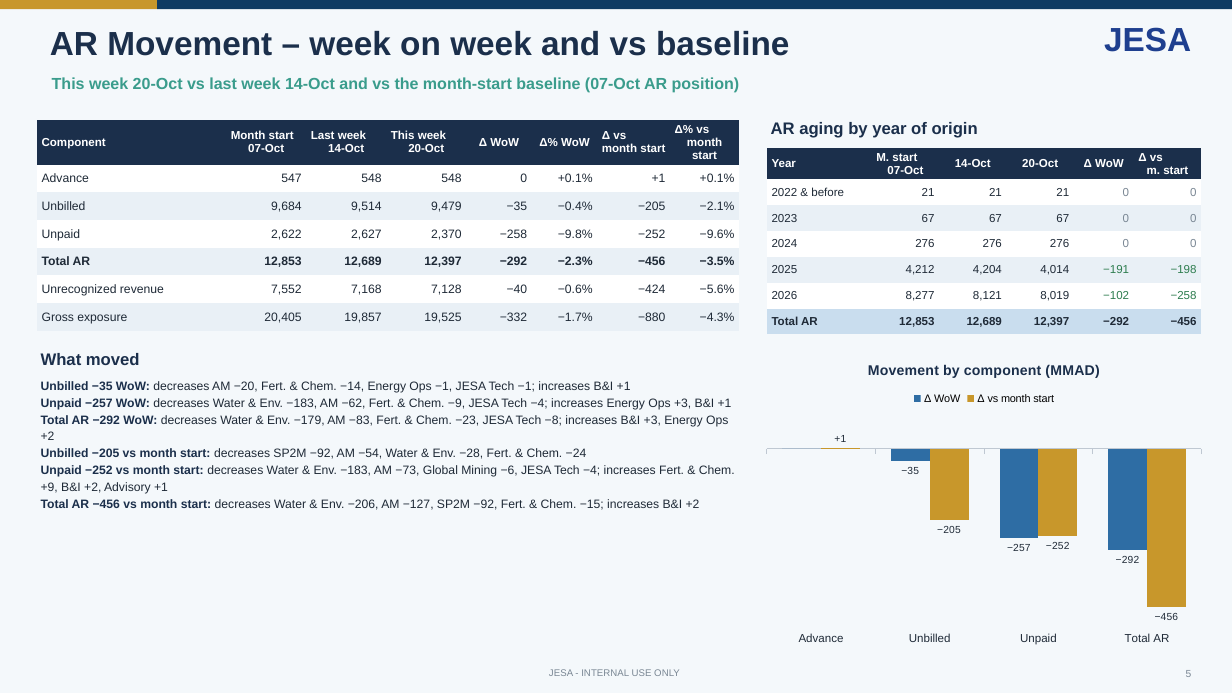
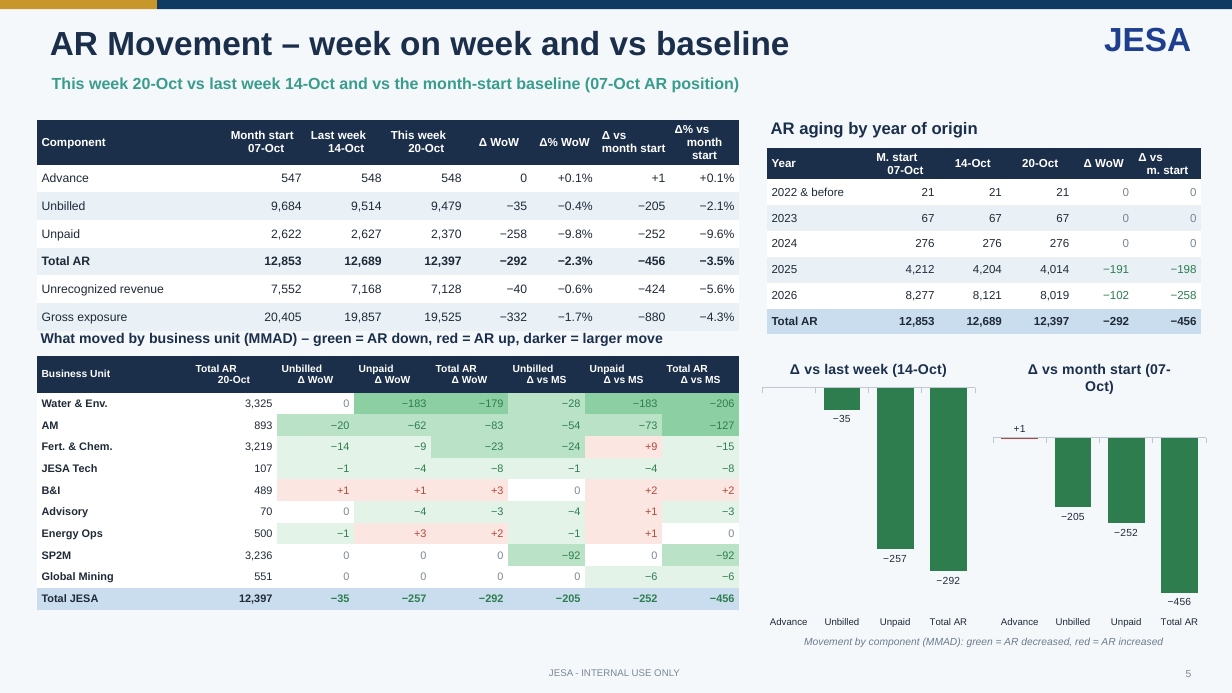
Before and after one commit to cherkaouihassan-art/Skills-Repo, a slide deck: slide 5 of weekly-ar-cash-deck/output/JESA_AR_Cash_Position_2026-10-21.pptx. Drawn at 1232x693 pixels with LibreOffice and Linux fonts; fonts in the diff are those of the drawing. Boxes give left, top, right and bottom in pixels: in the first picture for what was removed or moved away, otherwise in the second. Text is boxed around its words. In the diff, an @@ line names an element or a change of style, - is before the commit and + after.

```diff
--- a/weekly-ar-cash-deck/output/JESA_AR_Cash_Position_2026-10-21.pptx
+++ b/weekly-ar-cash-deck/output/JESA_AR_Cash_Position_2026-10-21.pptx
@@ table added at bbox=[37, 356, 738, 610], 11 rows, 8 columns @@
+Business Unit | Total AR 20-Oct | Unbilled Δ WoW | Unpaid Δ WoW | Total AR Δ WoW | Unbilled Δ vs MS | Unpaid Δ vs MS | Total AR Δ vs MS
+Water & Env. | 3,325 | 0 | −183 | −179 | −28 | −183 | −206
+AM | 893 | −20 | −62 | −83 | −54 | −73 | −127
+Fert. & Chem. | 3,219 | −14 | −9 | −23 | −24 | +9 | −15
+JESA Tech | 107 | −1 | −4 | −8 | −1 | −4 | −8
+B&I | 489 | +1 | +1 | +3 | 0 | +2 | +2
+Advisory | 70 | 0 | −4 | −3 | −4 | +1 | −3
+Energy Ops | 500 | −1 | +3 | +2 | −1 | +1 | 0
+SP2M | 3,236 | 0 | 0 | 0 | −92 | 0 | −92
+Global Mining | 551 | 0 | 0 | 0 | 0 | −6 | −6
+Total JESA | 12,397 | −35 | −257 | −292 | −205 | −252 | −456
@@ text at bbox=[41, 332, 663, 346]: text changed; size 13 to 11 pt @@
-What moved
+What moved by business unit (MMAD) – green = AR down, red = AR up, darker = larger move
@@ column chart at bbox=[758, 347, 980, 633] @@
@@ title "Movement by component (MMAD)" to "Δ vs last week (14-Oct)" @@
-Δ WoW: 0, -35, -257, -292
+Δ vs last week (14-Oct): 0, -35, -257, -292
@@ colours of single points changed @@
-Δ vs month start: 1, -205, -252, -456
@@ legend changed @@
@@ category axis changed @@
@@ bar spacing changed @@
@@ column chart: place and size @@
-column chart at bbox=[758, 347, 1211, 652]
+column chart at bbox=[758, 347, 980, 633]
@@ column chart added at bbox=[989, 347, 1211, 633] @@
+title "Δ vs month start (07-Oct)"
+categories: Advance, Unbilled, Unpaid, Total AR
+Δ vs month start (07-Oct): 1, -205, -252, -456
@@ text removed at bbox=[41, 381, 735, 510] @@
-Unbilled −35 WoW: decreases AM −20, Fert. & Chem. −14, Energy Ops −1, JESA Tech −1; increases B&I +1
-Unpaid −257 WoW: decreases Water & Env. −183, AM −62, Fert. & Chem. −9, JESA Tech −4; increases Energy Ops +3, B&I +1
-Total AR −292 WoW: decreases Water & Env. −179, AM −83, Fert. & Chem. −23, JESA Tech −8; increases B&I +3, Energy Ops +2
-Unbilled −205 vs month start: decreases SP2M −92, AM −54, Water & Env. −28, Fert. & Chem. −24
-Unpaid −252 vs month start: decreases Water & Env. −183, AM −73, Global Mining −6, JESA Tech −4; increases Fert. & Chem. +9, B&I +2, Advisory +1
-Total AR −456 vs month start: decreases Water & Env. −206, AM −127, SP2M −92, Fert. & Chem. −15; increases B&I +2
@@ text added at bbox=[804, 637, 1164, 647], 8 pt, text #6B7B8C, italic @@
+Movement by component (MMAD): green = AR decreased, red = AR increased
```
Also in this commit, not shown: 29 other slides changed, 1 slide added, 6 other files.
